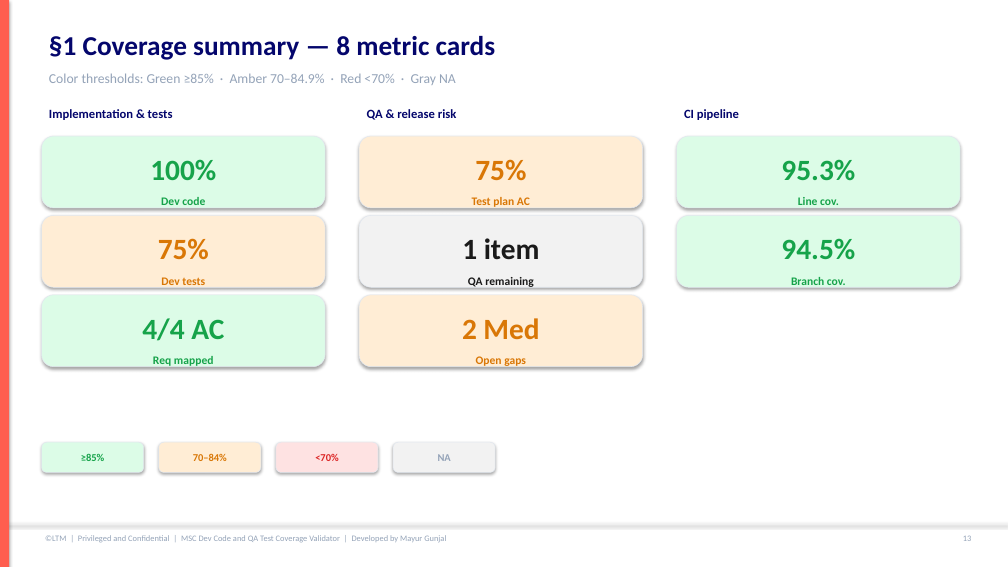
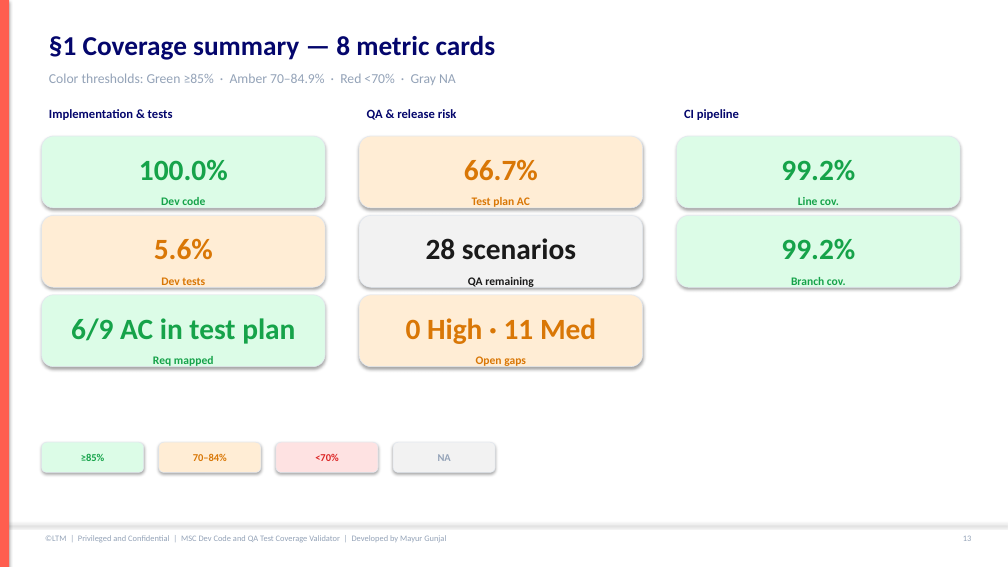
Before and after one commit to mgunjal11/pegasus-qa-agents-lab-copy, a slide deck: slide 14 of docs/MSC-Dev-Code-and-QA-Test-Coverage-Validator-Guide.pptx. Drawn at 1008x567 pixels with LibreOffice and Linux fonts; fonts in the diff are those of the drawing. Boxes give left, top, right and bottom in pixels: in the first picture for what was removed or moved away, otherwise in the second. Text is boxed around its words. In the diff, an @@ line names an element or a change of style, - is before the commit and + after.

```diff
--- a/docs/MSC-Dev-Code-and-QA-Test-Coverage-Validator-Guide.pptx
+++ b/docs/MSC-Dev-Code-and-QA-Test-Coverage-Validator-Guide.pptx
@@ text at (139,159,228,181): text changed @@
-100%
+100.0%
@@ text at (464,159,538,181): text changed @@
-75%
+66.7%
@@ text at (781,159,855,180): text changed @@
-95.3%
+99.2%
@@ text at (154,238,213,260): text changed @@
-75%
+5.6%
@@ text at (426,238,576,260): text changed @@
-1 item
+28 scenarios
@@ text at (781,238,855,259): text changed @@
-94.5%
+99.2%
@@ text at (71,318,295,344): text changed @@
-4/4 AC
+6/9 AC in test plan
@@ text at (406,318,596,344): text changed @@
-2 Med
+0 High · 11 Med
```
Also in this commit, not shown: 10 other slides changed, 26 other files.
